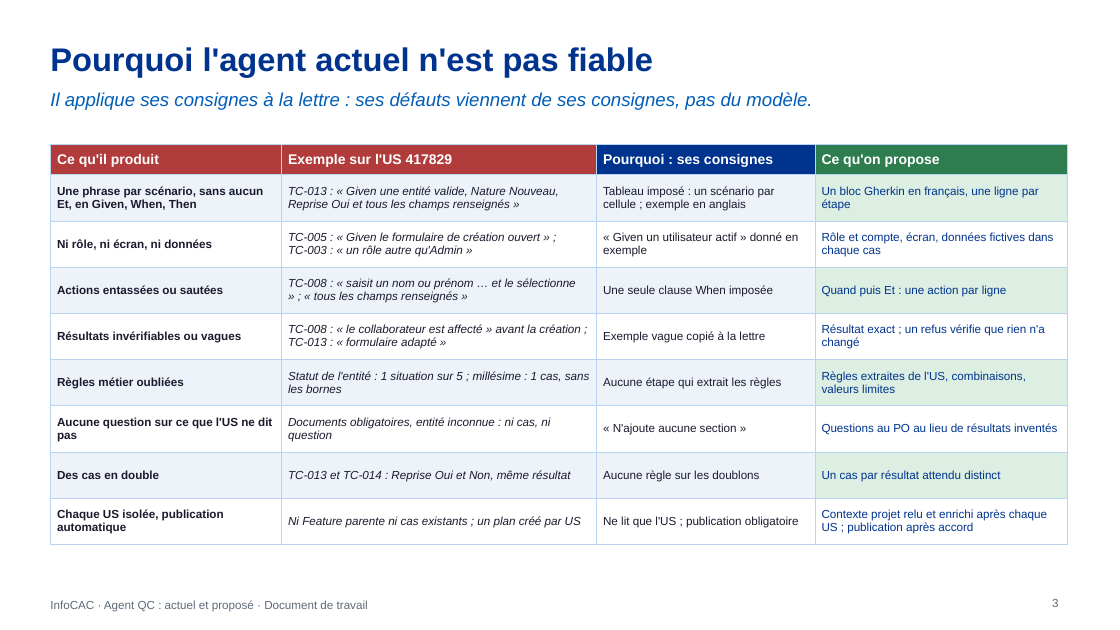
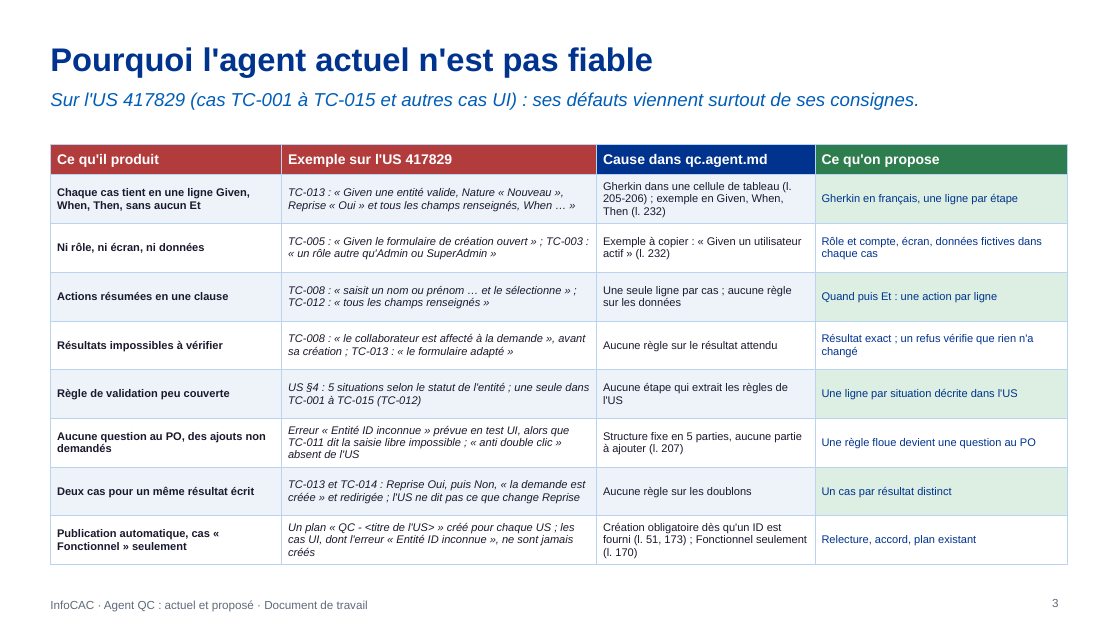
Before and after one commit to DauraRady/Travaux-QA, a slide deck: slide 3 of doc/Agent-QC-actuel-vs-propose.pptx. Drawn at 1120x630 pixels with LibreOffice and Linux fonts; fonts in the diff are those of the drawing. Boxes give left, top, right and bottom in pixels: in the first picture for what was removed or moved away, otherwise in the second. Text is boxed around its words. In the diff, an @@ line names an element or a change of style, - is before the commit and + after.

```diff
--- a/doc/Agent-QC-actuel-vs-propose.pptx
+++ b/doc/Agent-QC-actuel-vs-propose.pptx
@@ text at [50, 92, 919, 110]: text changed @@
-Il applique ses consignes à la lettre : ses défauts viennent de ses consignes, pas du modèle.
+Sur l'US 417829 (cas TC-001 à TC-015 et autres cas UI) : ses défauts viennent surtout de ses consignes.
@@ table at [50, 145, 1067, 562] @@
-row 1, column 3: Pourquoi : ses consignes
+row 1, column 3: Cause dans qc.agent.md
-row 2: Une phrase par scénario, sans aucun Et, en Given, When, Then | TC-013 : « Given une entité valide, Nature Nouveau, Reprise Oui et tous les champs renseignés » | Tableau imposé : un scénario par cellule ; exemple en anglais | Un bloc Gherkin en français, une ligne par étape
+row 2: Chaque cas tient en une ligne Given, When, Then, sans aucun Et | TC-013 : « Given une entité valide, Nature « Nouveau », Reprise « Oui » et tous les champs renseignés, When … » | Gherkin dans une cellule de tableau (l. 205-206) ; exemple en Given, When, Then (l. 232) | Gherkin en français, une ligne par étape
-row 3, column 2: TC-005 : « Given le formulaire de création ouvert » ; TC-003 : « un rôle autre qu'Admin »
+row 3, column 2: TC-005 : « Given le formulaire de création ouvert » ; TC-003 : « un rôle autre qu'Admin ou SuperAdmin »
-row 3, column 3: « Given un utilisateur actif » donné en exemple
+row 3, column 3: Exemple à copier : « Given un utilisateur actif » (l. 232)
-row 4: Actions entassées ou sautées | TC-008 : « saisit un nom ou prénom … et le sélectionne » ; « tous les champs renseignés » | Une seule clause When imposée | Quand puis Et : une action par ligne
+row 4: Actions résumées en une clause | TC-008 : « saisit un nom ou prénom … et le sélectionne » ; TC-012 : « tous les champs renseignés » | Une seule ligne par cas ; aucune règle sur les données | Quand puis Et : une action par ligne
-row 5: Résultats invérifiables ou vagues | TC-008 : « le collaborateur est affecté » avant la création ; TC-013 : « formulaire adapté » | Exemple vague copié à la lettre | Résultat exact ; un refus vérifie que rien n'a changé
+row 5: Résultats impossibles à vérifier | TC-008 : « le collaborateur est affecté à la demande », avant sa création ; TC-013 : « le formulaire adapté » | Aucune règle sur le résultat attendu | Résultat exact ; un refus vérifie que rien n'a changé
-row 6: Règles métier oubliées | Statut de l'entité : 1 situation sur 5 ; millésime : 1 cas, sans les bornes | Aucune étape qui extrait les règles | Règles extraites de l'US, combinaisons, valeurs limites
+row 6: Règle de validation peu couverte | US §4 : 5 situations selon le statut de l'entité ; une seule dans TC-001 à TC-015 (TC-012) | Aucune étape qui extrait les règles de l'US | Une ligne par situation décrite dans l'US
-row 7: Aucune question sur ce que l'US ne dit pas | Documents obligatoires, entité inconnue : ni cas, ni question | « N'ajoute aucune section » | Questions au PO au lieu de résultats inventés
+row 7: Aucune question au PO, des ajouts non demandés | Erreur « Entité ID inconnue » prévue en test UI, alors que TC-011 dit la saisie libre impossible ; « anti double clic » absent de l'US | Structure fixe en 5 parties, aucune partie à ajouter (l. 207) | Une règle floue devient une question au PO
-row 8: Des cas en double | TC-013 et TC-014 : Reprise Oui et Non, même résultat | Aucune règle sur les doublons | Un cas par résultat attendu distinct
+row 8: Deux cas pour un même résultat écrit | TC-013 et TC-014 : Reprise Oui, puis Non, « la demande est créée » et redirigée ; l'US ne dit pas ce que change Reprise | Aucune règle sur les doublons | Un cas par résultat distinct
-row 9: Chaque US isolée, publication automatique | Ni Feature parente ni cas existants ; un plan créé par US | Ne lit que l'US ; publication obligatoire | Contexte projet relu et enrichi après chaque US ; publication après accord
+row 9: Publication automatique, cas « Fonctionnel » seulement | Un plan « QC - <titre de l'US> » créé pour chaque US ; les cas UI, dont l'erreur « Entité ID inconnue », ne sont jamais créés | Création obligatoire dès qu'un ID est fourni (l. 51, 173) ; Fonctionnel seulement (l. 170) | Relecture, accord, plan existant
@@ size 10 to 9.5 pt in "Ni rôle, ni écran, ni données", "Rôle et compte, écran, données fictives dans ...", "Quand puis Et : une action par ...", "Résultat exact ; un refus vérifie que ..." and 1 more places @@
```
Also in this commit, not shown: 3 other slides changed, 2 other files.
